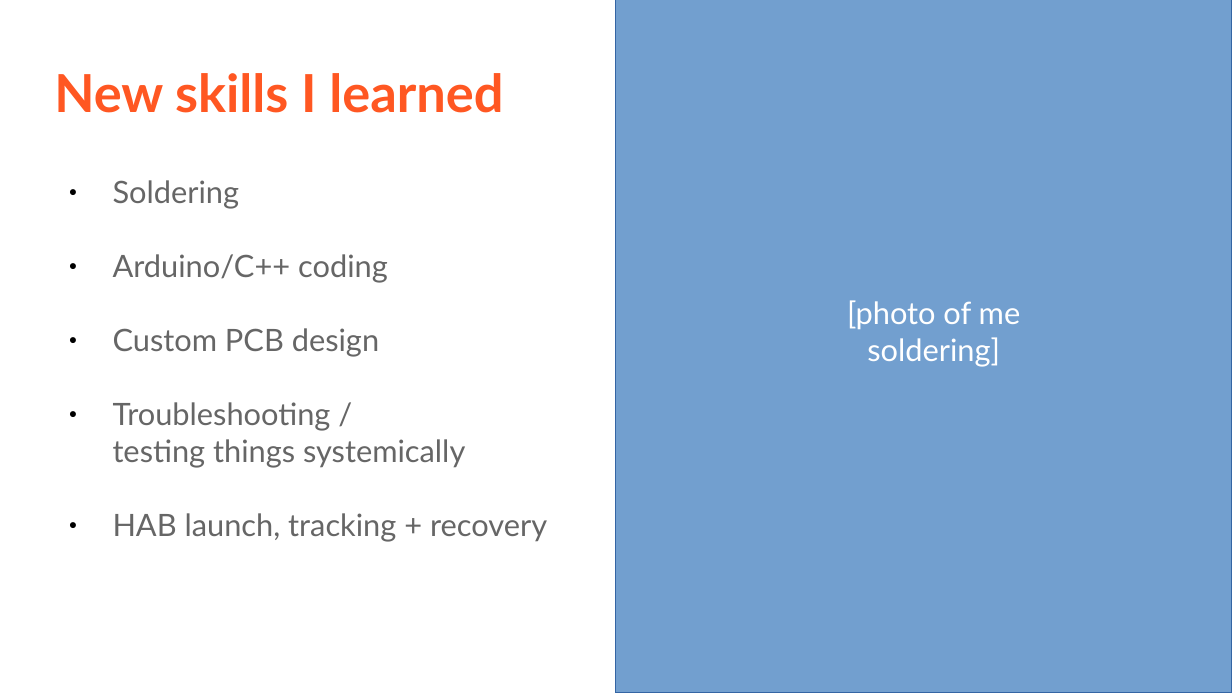
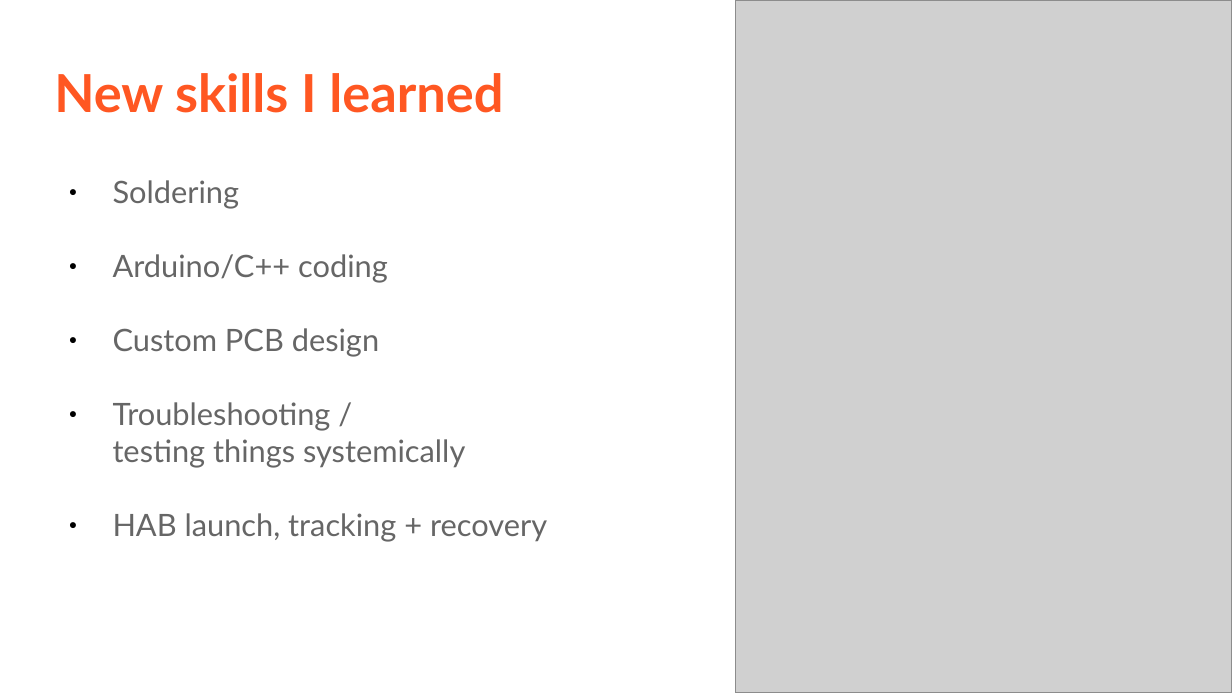
Before and after one commit to stratoscience25/arduino-workshop-logan, a slide deck: slide 9 of Ham xposition presentation/LoganCaramanna_Presentation.odp. Drawn at 1232x693 pixels with LibreOffice and Linux fonts; fonts in the diff are those of the drawing; grey boxes stand for pictures. Boxes give left, top, right and bottom in pixels: in the first picture for what was removed or moved away, otherwise in the second. Text is boxed around its words. In the diff, an @@ line names an element or a change of style, - is before the commit and + after.

```diff
--- a/Ham xposition presentation/LoganCaramanna_Presentation.odp
+++ b/Ham xposition presentation/LoganCaramanna_Presentation.odp
@@ rectangle removed at [616, 0, 1232, 693] @@
@@ picture added at [736, 0, 1232, 693] @@
@@ text removed at [847, 300, 1021, 367] @@
-[photo of me soldering]
```
Also in this commit, not shown: 2 other slides changed, 2 other files.
